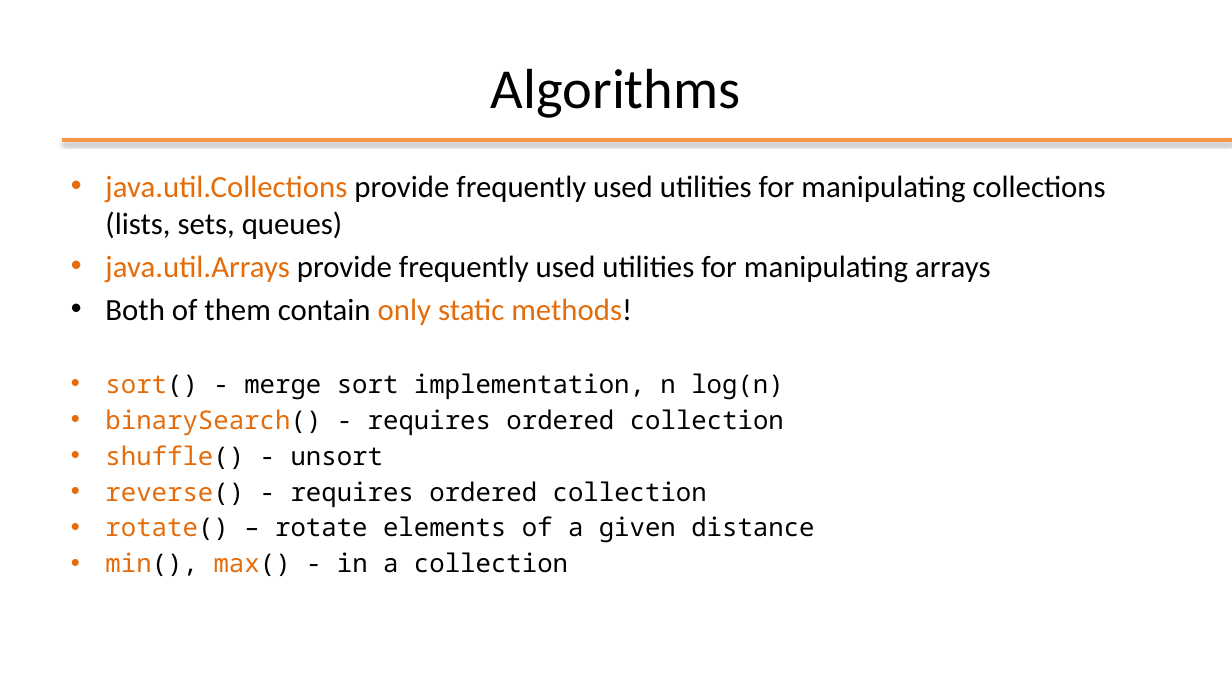
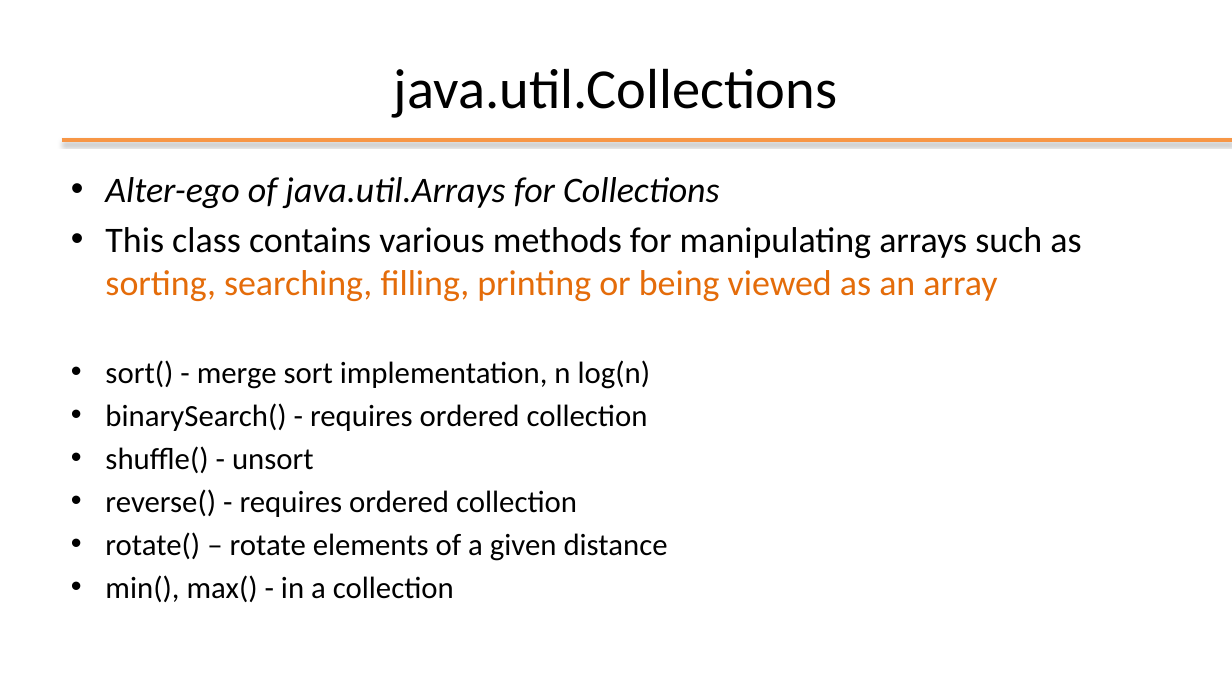
Before and after one commit to plctechnician/ooprogramming, a slide deck: slide 46 of java/slides/ppt/04 - Java Data Structures.pptx. Drawn at 1232x693 pixels with LibreOffice and Linux fonts; fonts in the diff are those of the drawing; background and template pictures are left out. Boxes give left, top, right and bottom in pixels: in the first picture for what was removed or moved away, otherwise in the second. Text is boxed around its words. In the diff, an @@ line names an element or a change of style, - is before the commit and + after.

```diff
--- a/java/slides/ppt/04 - Java Data Structures.pptx
+++ b/java/slides/ppt/04 - Java Data Structures.pptx
@@ title at (394,68,837,118): text changed @@
-Algorithms
+java.util.Collections
@@ text at (105,177,1081,301): text changed; size 24 to 28 pt @@
-• java.util.Collections provide frequently used utilities for manipulating collections (lists, sets, queues)
-• java.util.Arrays provide frequently used utilities for manipulating arrays
-• Both of them contain only static methods!
+• Alter-ego of java.util.Arrays for Collections
+• This class contains various methods for manipulating arrays such as sorting, searching, filling, printing or being viewed as an array
@@ text at (105,360,668,602): size 20 to 24 pt, font Noto Sans Mono to Calibri in "sort() - merge sort implementation, n log(n)", "binarySearch() - requires ordered collection", "shuffle() - unsort", "reverse() - requires ordered collection" and 2 more places; text colour #E46C0A to #000000 in "sort()", "binarySearch()", "shuffle()", "reverse()" and 2 more places @@
```
Also in this commit, not shown: 5 other files.
